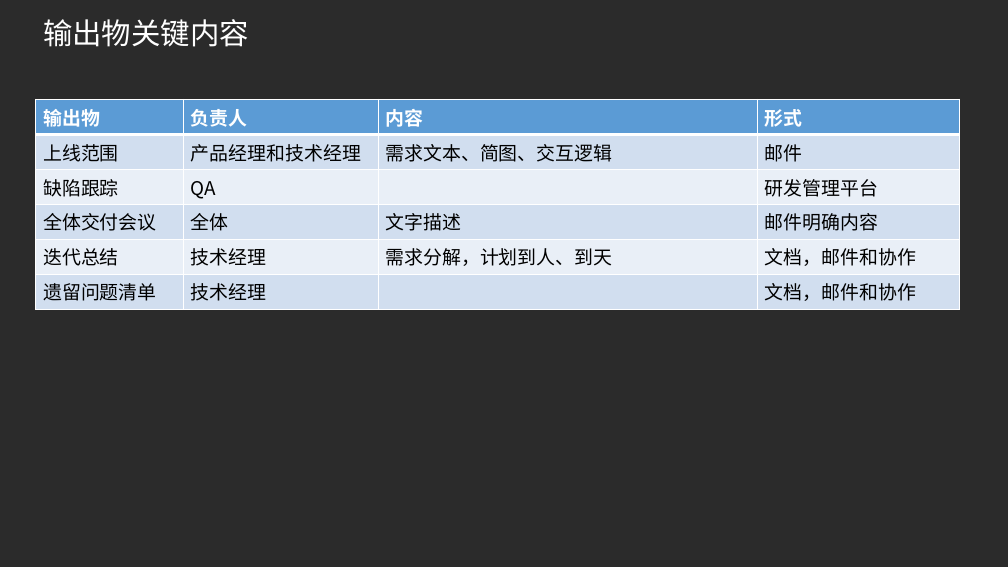
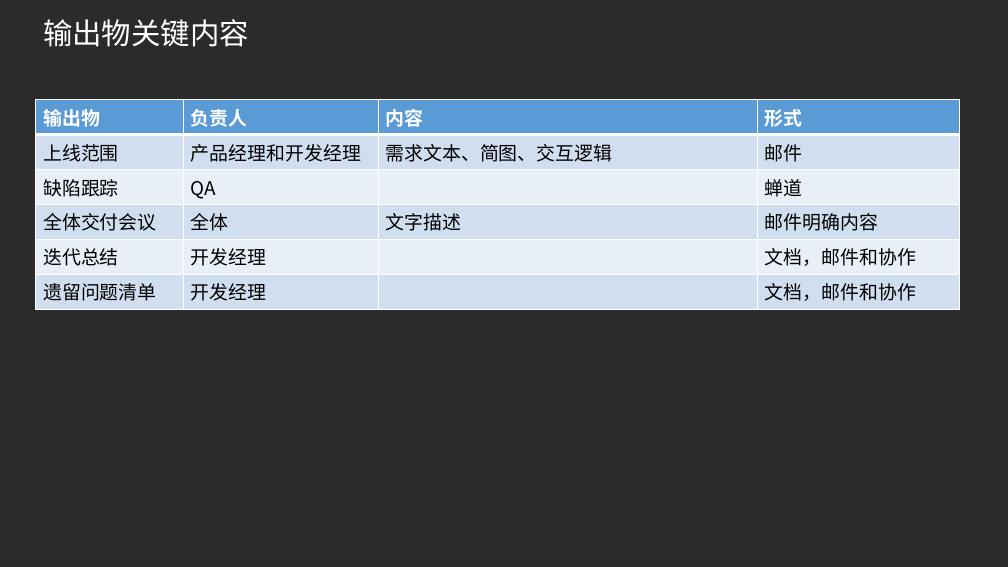
Before and after one commit to cherry4477/asiainfoLDP, a slide deck: slide 11 of LDP云平台部产品开发迭代流程.pptx. Drawn at 1008x567 pixels with LibreOffice and Linux fonts; fonts in the diff are those of the drawing; background and template pictures are left out; a plain dark background stands for a picture behind light text. Boxes give left, top, right and bottom in pixels: in the first picture for what was removed or moved away, otherwise in the second. Text is boxed around its words. In the diff, an @@ line names an element or a change of style, - is before the commit and + after.

Commit message:
修改内容

```diff
--- a/LDP云平台部产品开发迭代流程.pptx
+++ b/LDP云平台部产品开发迭代流程.pptx
@@ table at <box>36,99,959,305</box> @@
-row 2, column 2: 产品经理和技术经理
+row 2, column 2: 产品经理和开发经理
-row 3, column 4: 研发管理平台
+row 3, column 4: 蝉道
-row 5, column 2: 技术经理
+row 5, column 2: 开发经理
-row 5, column 3: 需求分解，计划到人、到天
+row 5, column 3: 
-row 6, column 2: 技术经理
+row 6, column 2: 开发经理
```
Also in this commit, not shown: 8 other slides changed, 3 other files.
